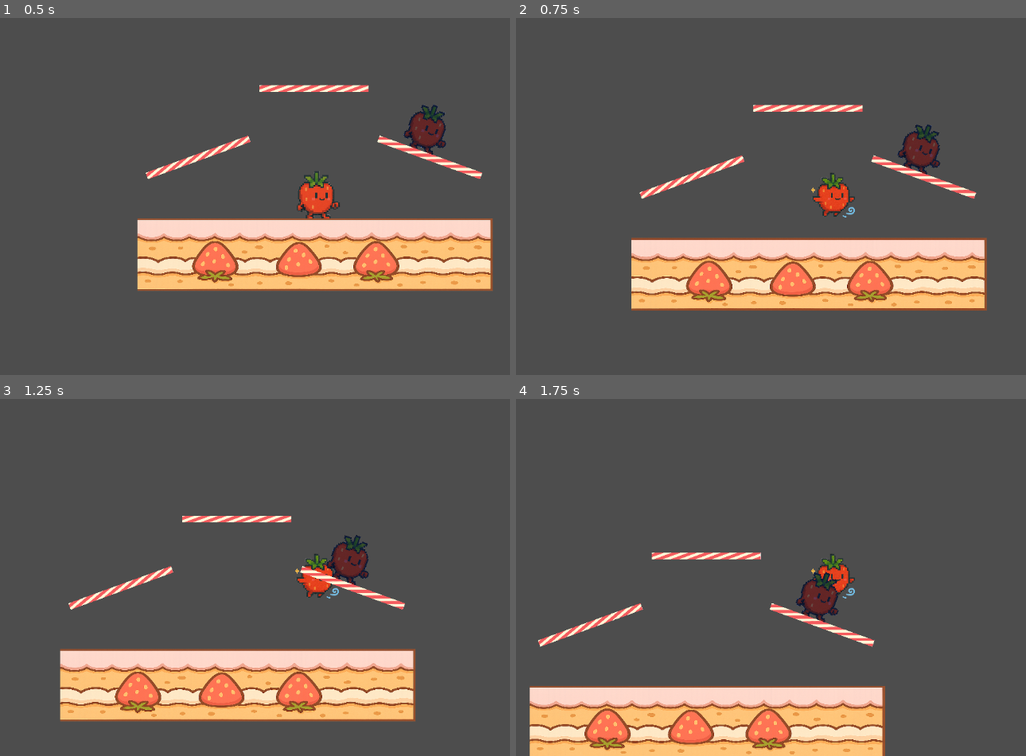
Above: before the commit, frames 1-4 (two rows, left to right).
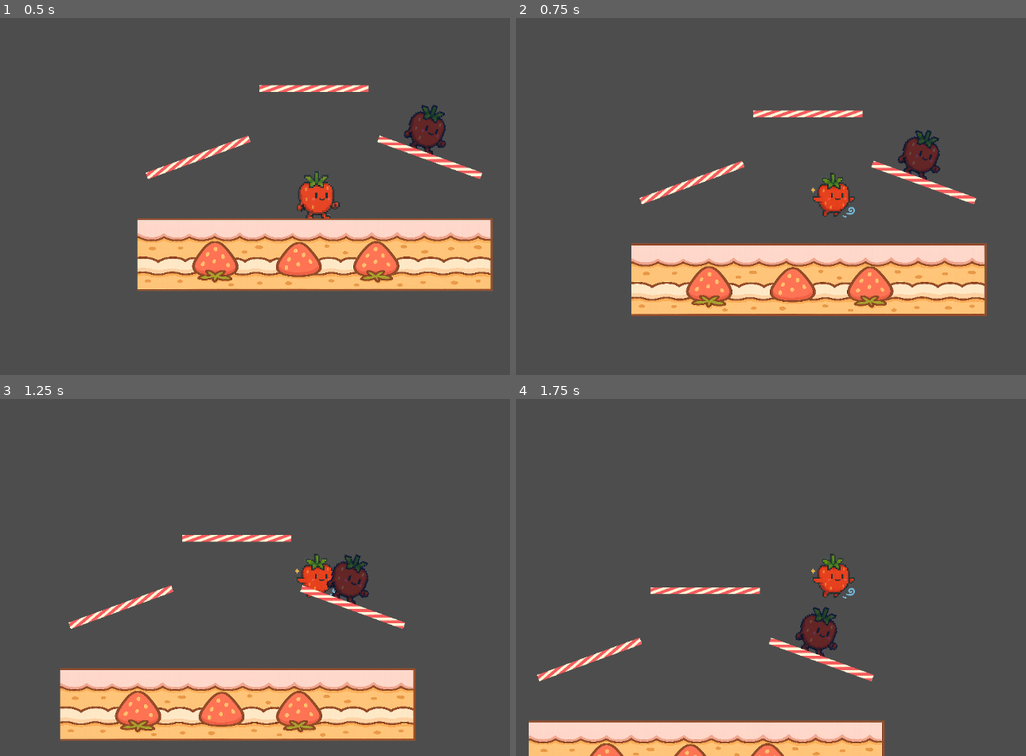
Above: after the commit, the same moments.

Repository: ktarrant/shortcake
Game: Godot game, scene res://scenes/main/Main.tscn
The game is run twice, just before and just after one commit, with the same random seed, the same clock (stepped at 60 frames per second) and the same inputs.
Inputs:
- Up to frame 1 (0.5 s): no input
- Up to frame 2 (0.75 s): tap Enter at 0.5 s; hold Right (move_right) from 0.53 s (still down); hold Up (jump) from 0.53 s (still down)
- Up to frame 3 (1.25 s): keep holding Right (move_right); keep holding Up (jump)
- Up to frame 4 (1.75 s): keep holding Right (move_right); release Up (jump) at 1.28 s; tap Up (jump) at 1.35, 1.52 s

Frame 1 is identical in both runs. In frame 2, 12% of the frame differs, in the area x 22-93%, y 24-84%; in frame 3, 21%, in the area x 11-82%, y 32-96%; in frame 4, 15%.

Commit message:
increase jump strength

Diff:
--- a/scripts/Player.gd
+++ b/scripts/Player.gd
@@ -2,7 +2,7 @@
 class_name Player
 
 @export var speed := 400.0
-@export var jump_force := 400.0
+@export var jump_force := 500.0
 @export var gravity := 400.0
 @export var max_jumps := 5
 @export var air_control_strength := 0.05
